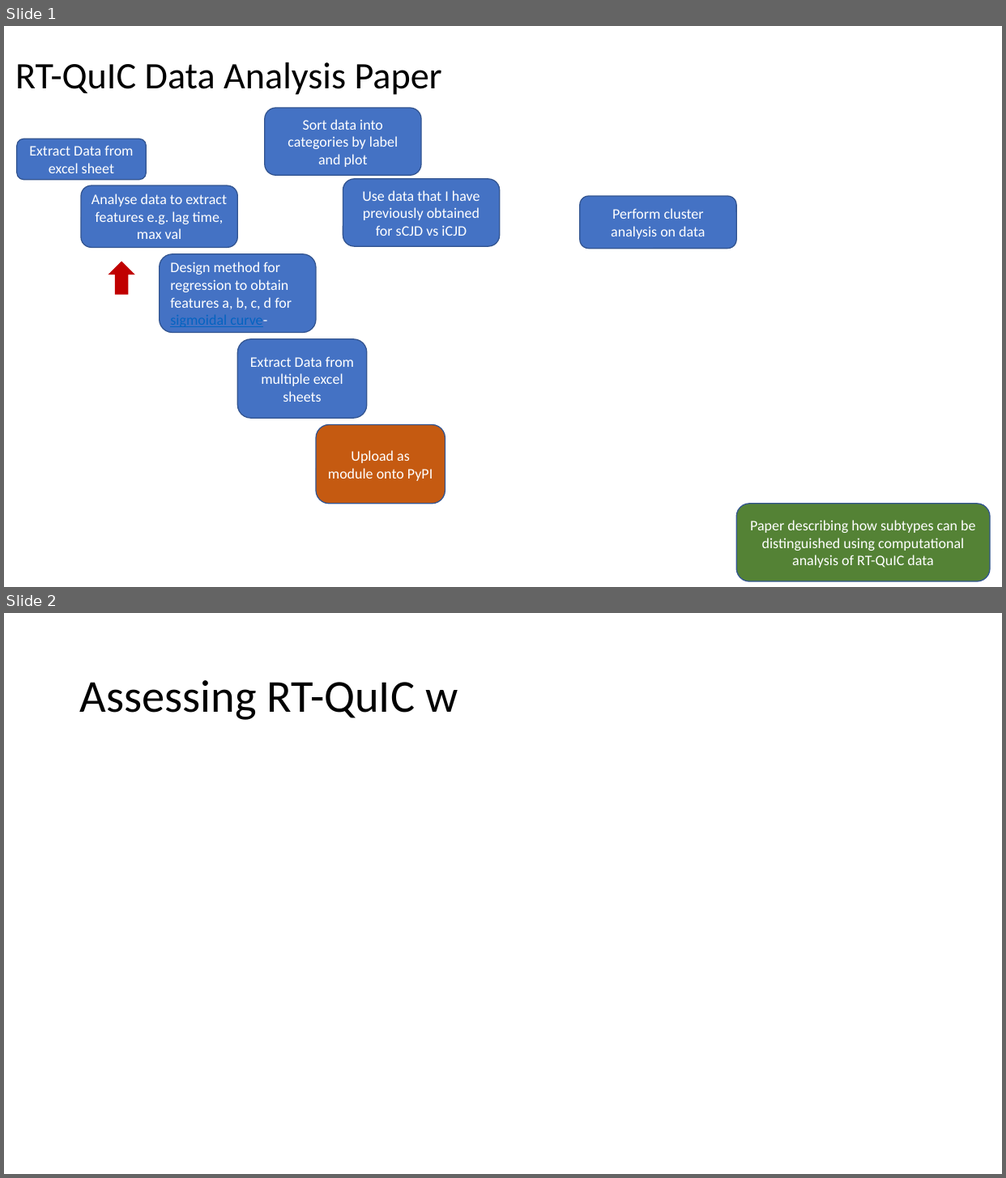
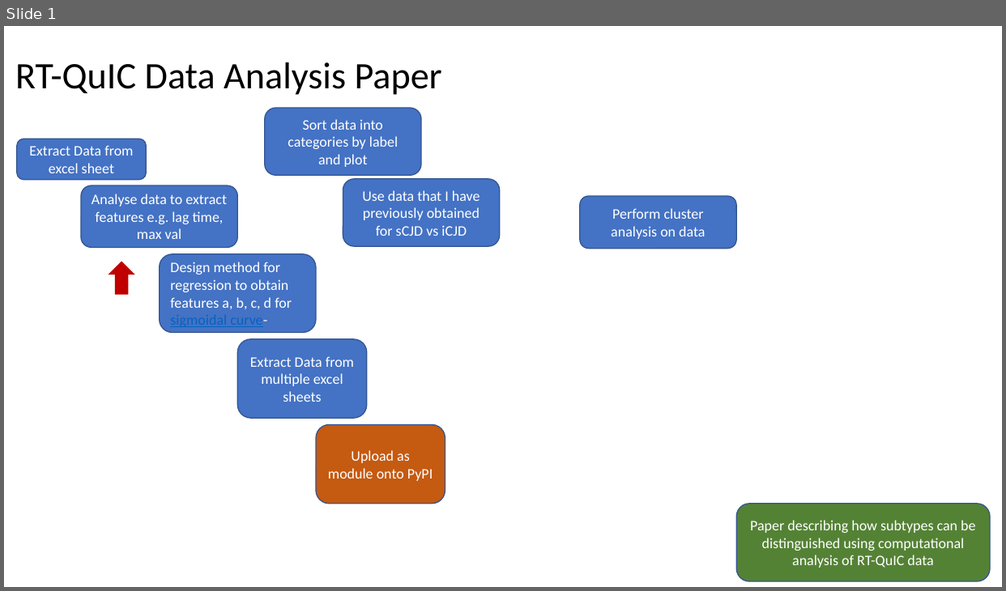
Before and after one commit to apeden/excelMaxRow, a slide deck: rtquicProjectFlow.pptx. Shown one above the other, each under a label of ours: slides 1 and 2 before the commit, slide 1 after it. The pictures are 1006x1178 and 1006x591 pixels, drawn with LibreOffice and Linux fonts; fonts in the diff are those of the drawing. Boxes give left, top, right and bottom in pixels: in the first picture for what was removed or moved away, otherwise in the second. Text is boxed around its words. In the diff, an @@ line names an element or a change of style, - is before the commit and + after.

```diff
--- a/rtquicProjectFlow.pptx
+++ b/rtquicProjectFlow.pptx
@@ slide 2 removed at <box>4,613,1002,1174</box>, background #FFFFFF @@
@@ title removed at <box>80,680,458,720</box> @@
-Assessing RT-QuIC w
```
Also in this commit, not shown: 1 slide added, 1 other file.
